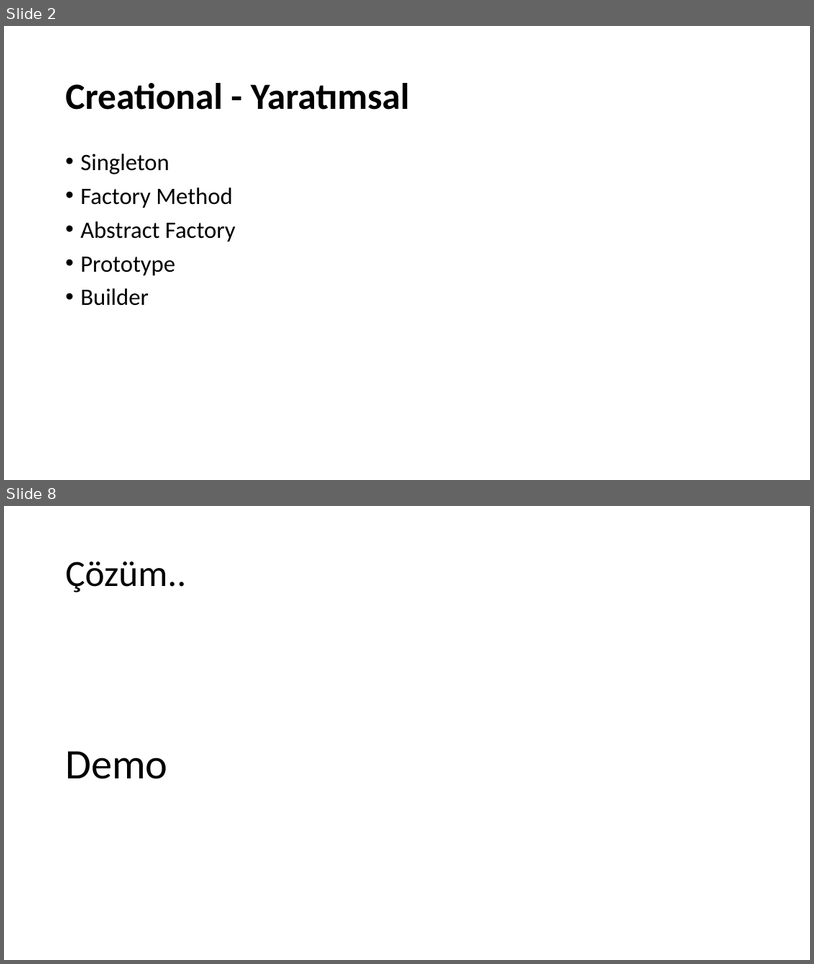
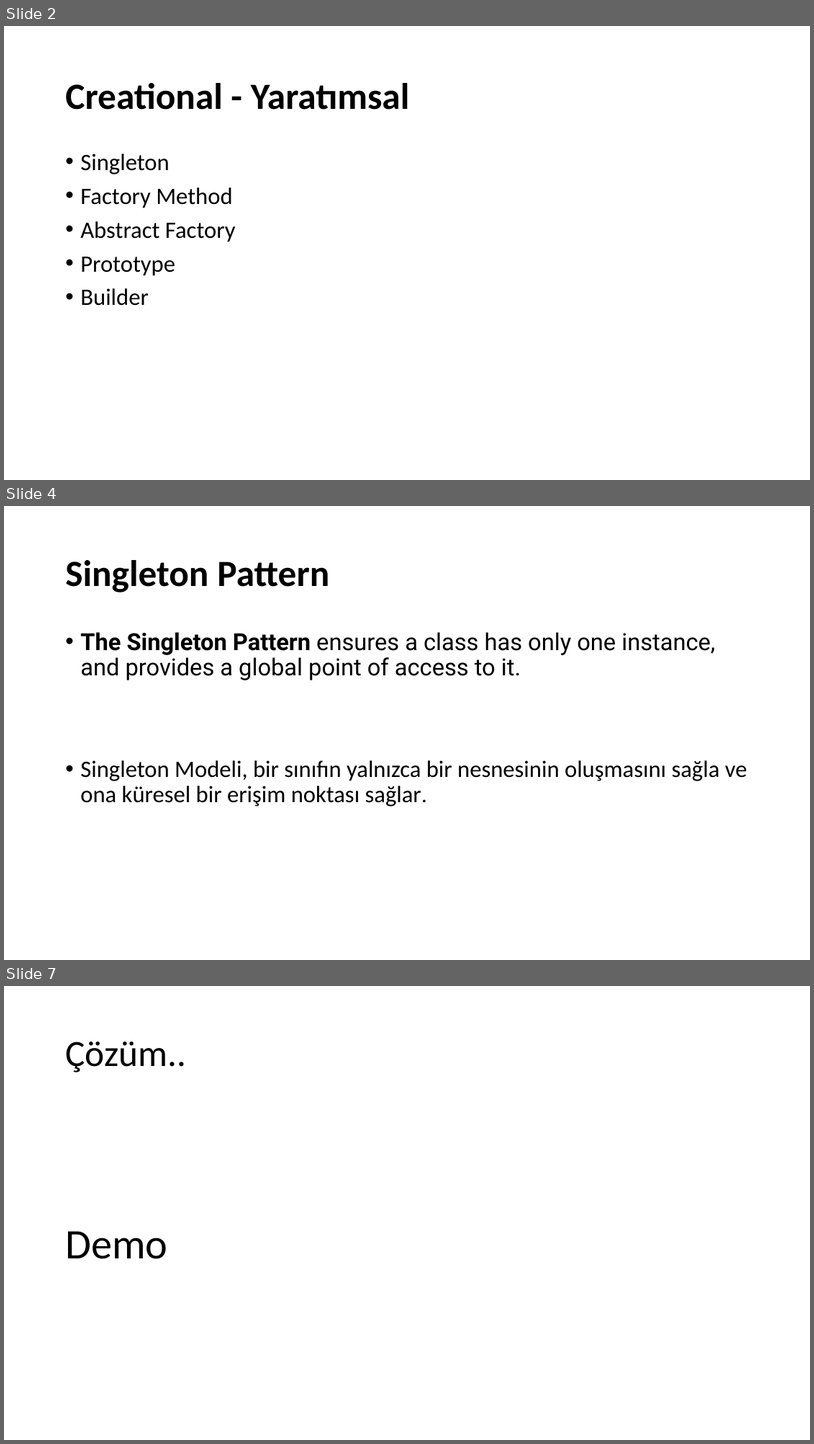
Before and after one commit to umiitkose/DesignPattern-Umiitkose, a slide deck: Tasarımdesenleri.pptx. Shown one above the other, each under a label of ours: slides 2 and 8 before the commit, slides 2, 4 and 7 after it; the slides between them are not shown. The pictures are 814x964 and 814x1444 pixels, drawn with LibreOffice and Linux fonts; fonts in the diff are those of the drawing. Boxes give left, top, right and bottom in pixels: in the first picture for what was removed or moved away, otherwise in the second. Text is boxed around its words. In the diff, an @@ line names an element or a change of style, - is before the commit and + after.

Commit message:
update Tasarımdesenleri.pptx and add singleton pattern

```diff
--- a/Tasarımdesenleri.pptx
+++ b/Tasarımdesenleri.pptx
@@ slide 4 added at (4, 506, 810, 960), background #FFFFFF @@
@@ title added at (65, 560, 329, 592), 44 pt, text #000000, bold @@
+Singleton Pattern
@@ text added at (80, 632, 748, 806), 28 pt, text #000000 @@
+• The Singleton Pattern ensures a class has only one instance, and provides a global point of access to it.
+• Singleton Modeli, bir sınıfın yalnızca bir nesnesinin oluşmasını sağla ve ona küresel bir erişim noktası sağlar.
@@ what was slide 8 is now slide 7 @@
```
Also in this commit, not shown: 5 other slides added, 21 other files.
